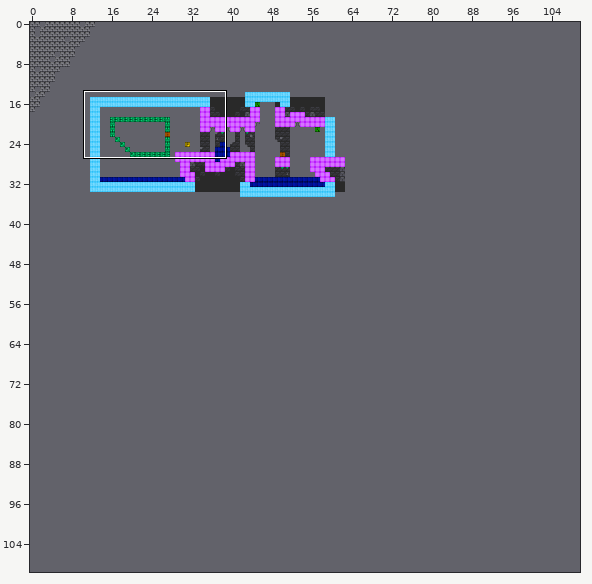
Level history. Tiled map: build/testmap/testmap.tmx. The picture above shows the old version from afar; the outline marks the close-up.
Close-up. First the earlier version:
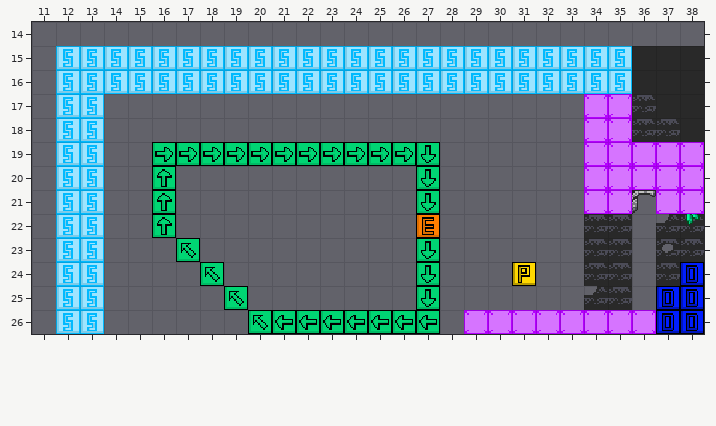
Cells are 16x16 px. Shown: x 11..38, y 14..26. The commit also changed other parts of the map, which this record leaves out.
Once edited:
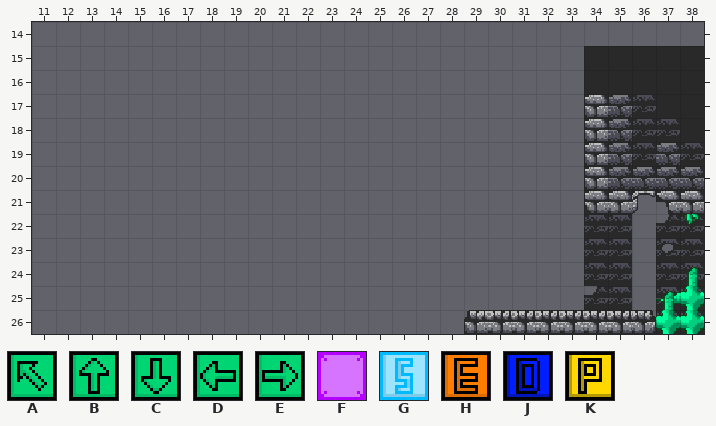
Key: from "Thunder-Test Tiles": A 953, B 956, C 957, D 958, E 959, F 990, G 991, H 1019, J 1020, K 1023.
_ is an empty cell.
From old to new:
Layer "collision" (now hidden):
Tile F is removed in rows 17 to 18 at x 34 to 35; in rows 19 to 20 at x 34 to 38; in row 21 at x 34 to 35 and 37 to 38; in row 26 at x 29 to 36.
Tile G is removed in rows 15 to 16 at x 12 to 35; in rows 17 to 26 at x 12 to 13.
Layer "path_test" (now hidden):
The tile that lay hidden is removed in row 22 at x 27.
Tile A is removed in row 23 at x 17; in row 24 at x 18; in row 25 at x 19; in row 26 at x 20.
Tile B is removed in rows 20 to 22 at x 16.
Tile C is removed in rows 19 to 21 at x 27; in rows 23 to 25 at x 27.
Tile D is removed in row 26 at x 21 to 27.
Tile E is removed in row 19 at x 16 to 26.
Layer "logic" (now hidden):
Tile H is removed in row 22 at x 27.
Tile J is removed in row 24 at x 38; in rows 25 to 26 at x 37 to 38.
Tile K is removed in row 24 at x 31.
